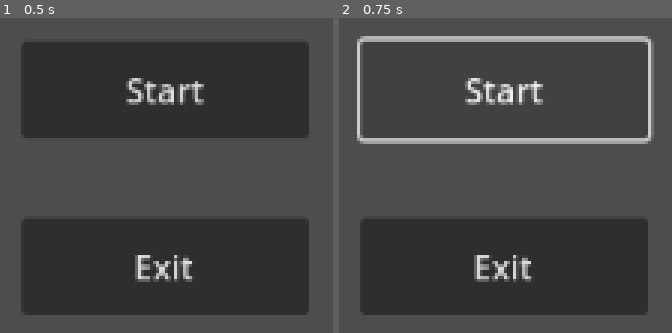
Above: before the commit, frames 1-2 (left to right).
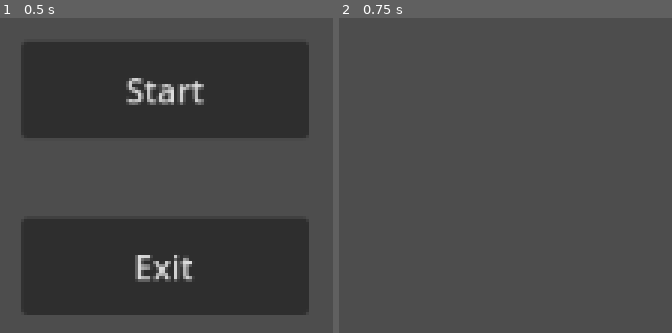
Above: after the commit, the same moments.

Repository: IAmNotJP/ServeSmash
Game: Godot game, scene res://main_scene.tscn
Same seed, same stepped clock (60 frames per second), same inputs: the game is played once before the commit and once after it.
Inputs:
- Up to frame 1 (0.5 s): no input
- Up to frame 2 (0.75 s): click "Start" at 0.5 s

Frame 1 is identical in both runs. In frame 2, 31% of the frame differs, in the area x 5-95%, y 5-95%.

Commit message:
Multiplayer Library Added, clean slate after tests

Diff:
--- /dev/null
+++ b/SmashServe/TestScene1.tscn
@@ -0,0 +1,3 @@
+[gd_scene format=3 uid="uid://lnrg5futoimu"]
+
+[node name="Node2D" type="Node2D"]
--- /dev/null
+++ b/SmashServe/godot-multiplayer-input-cdec8355470808e4957cd58763d577a7acfd9850/demo/demo.gd
@@ -0,0 +1,42 @@
+extends Node
+
+# this is a singleton autoload in my project but for the purposes of this demo,
+# this is simpler
+@onready var player_manager = $PlayerManager
+
+# map from player integer to the player node
+var player_nodes = {}
+
+func _ready():
+	player_manager.player_joined.connect(spawn_player)
+	player_manager.player_left.connect(delete_player)
+
+func _process(_delta):
+	player_manager.handle_join_input()
+
+func spawn_player(player: int):
+	# create the player node
+	var player_scene = load("res://demo/demo_player.tscn")
+	var player_node = player_scene.instantiate()
+	player_node.leave.connect(on_player_leave)
+	player_nodes[player] = player_node
+
+	# let the player know which device controls it
+	var device = player_manager.get_player_device(player)
+	player_node.init(player, device)
+
+	# add the player to the tree
+	add_child(player_node)
+
+	# random spawn position
+	player_node.position = Vector2(randf_range(50, 400), randf_range(50, 400))
+
+func delete_player(player: int):
+	player_nodes[player].queue_free()
+	player_nodes.erase(player)
+
+func on_player_leave(player: int):
+	# just let the player manager know this player is leaving
+	# this will, through the player manager's "player_left" signal,
+	# indirectly call delete_player because it's connected in this file's _ready()
+	player_manager.leave(player)
--- /dev/null
+++ b/SmashServe/godot-multiplayer-input-cdec8355470808e4957cd58763d577a7acfd9850/demo/demo.tscn
@@ -0,0 +1,26 @@
+[gd_scene load_steps=3 format=3 uid="uid://c4qrt5dwy6da8"]
+
+[ext_resource type="Script" path="res://demo/demo.gd" id="1_bese3"]
+[ext_resource type="Script" path="res://demo/player_manager.gd" id="1_u0i6m"]
+
+[node name="Demo" type="Node"]
+script = ExtResource("1_bese3")
+
+[node name="PlayerManager" type="Node" parent="."]
+script = ExtResource("1_u0i6m")
+
+[node name="HUD" type="Control" parent="."]
+layout_mode = 3
+anchors_preset = 0
+offset_right = 40.0
+offset_bottom = 40.0
+
+[node name="Instructions" type="Label" parent="HUD"]
+layout_mode = 0
+offset_left = 20.0
+offset_top = 22.0
+offset_right = 508.0
+offset_bottom = 100.0
+text = "MultiplayerInput demo
+Press the spacebar or the bottom face button to join and leave.
+Once joined, use WASD or the left joystick to move around."
--- /dev/null
+++ b/SmashServe/godot-multiplayer-input-cdec8355470808e4957cd58763d577a7acfd9850/demo/demo_player.gd
@@ -0,0 +1,29 @@
+extends Node2D
+
+signal leave
+
+var player: int
+var input
+
+# call this function when spawning this player to set up the input object based on the device
+func init(player_num: int, device: int):
+	player = player_num
+
+	# in my project, I got the device integer by accessing the singleton autoload PlayerManager
+	# but for simplicity, it's not an autoload in this demo.
+	# but I recommend making it a singleton so you can access the player data from anywhere.
+	# that would look like the following line, instead of the device function parameter above.
+	# var device = PlayerManager.get_player_device(player)
+	input = DeviceInput.new(device)
+
+	$Player.text = "%s" % player_num
+
+func _process(_delta):
+	var move = input.get_vector("move_left", "move_right", "move_up", "move_down")
+	position += move
+
+	# let the player leave by pressing the "join" button
+	if input.is_action_just_pressed("join"):
+		# an alternative to this is just call PlayerManager.leave(player)
+		# but that only works if you set up the PlayerManager singleton
+		leave.emit(player)
--- /dev/null
+++ b/SmashServe/godot-multiplayer-input-cdec8355470808e4957cd58763d577a7acfd9850/demo/demo_player.tscn
@@ -0,0 +1,19 @@
+[gd_scene load_steps=3 format=3 uid="uid://bg6vhbq5vbwr7"]
+
+[ext_resource type="Texture2D" uid="uid://dto4t8eurbbid" path="res://icon.png" id="1_87t6b"]
+[ext_resource type="Script" path="res://demo/demo_player.gd" id="1_nm6ov"]
+
+[node name="DemoPlayer" type="Node2D"]
+script = ExtResource("1_nm6ov")
+
+[node name="Icon" type="Sprite2D" parent="."]
+position = Vector2(1, 1)
+texture = ExtResource("1_87t6b")
+
+[node name="Player" type="Label" parent="."]
+offset_left = -20.0
+offset_top = -54.0
+offset_right = 20.0
+offset_bottom = -28.0
+text = "9"
+horizontal_alignment = 1
--- /dev/null
+++ b/SmashServe/godot-multiplayer-input-cdec8355470808e4957cd58763d577a7acfd9850/demo/player_manager.gd
@@ -0,0 +1,95 @@
+extends Node
+
+# player is 0-3
+# device is -1 for keyboard/mouse, 0+ for joypads
+# these concepts seem similar but it is useful to separate them so for example, device 6 could control player 1.
+
+signal player_joined(player)
+signal player_left(player)
+
+# map from player integer to dictionary of data
+# the existence of a key in this dictionary means this player is joined.
+# use get_player_data() and set_player_data() to use this dictionary.
+var player_data: Dictionary = {}
+
+const MAX_PLAYERS = 8
+
+func join(device: int):
+	var player = next_player()
+	if player >= 0:
+		# initialize default player data here
+		# "team" and "car" are remnants from my game just to provide an example
+		player_data[player] = {
+			"device": device,
+			"team":0,
+			"car":"muscle",
+		}
+		player_joined.emit(player)
+
+func leave(player: int):
+	if player_data.has(player):
+		player_data.erase(player)
+		player_left.emit(player)
+
+func get_player_count():
+	return player_data.size()
+
+func get_player_indexes():
+	return player_data.keys()
+
+func get_player_device(player: int) -> int:
+	return get_player_data(player, "device")
+
+# get player data.
+# null means it doesn't exist.
+func get_player_data(player: int, key: StringName):
+	if player_data.has(player) and player_data[player].has(key):
+		return player_data[player][key]
+	return null
+
+# set player data to get later
+func set_player_data(player: int, key: StringName, value: Variant):
+	# if this player is not joined, don't do anything:
+	if !player_data.has(player):
+		return
+
+	player_data[player][key] = value
+
+# call this from a loop in the main menu or anywhere they can join
+# this is an example of how to look for an action on all devices
+func handle_join_input():
+	for device in get_unjoined_devices():
+		if MultiplayerInput.is_action_just_pressed(device, "join"):
+			join(device)
+
+# to see if anybody is pressing the "start" action
+# this is an example of how to look for an action on all players
+# note the difference between this and handle_join_input(). players vs devices.
+func someone_wants_to_start() -> bool:
+	for player in player_data:
+		var device = get_player_device(player)
+		if MultiplayerInput.is_action_just_pressed(device, "start"):
+			return true
+	return false
+
+func is_device_joined(device: int) -> bool:
+	for player_id in player_data:
+		var d = get_player_device(player_id)
+		if device == d: return true
+	return false
+
+# returns a valid player integer for a new player.
+# returns -1 if there is no room for a new player.
+func next_player() -> int:
+	for i in MAX_PLAYERS:
+		if !player_data.has(i): return i
+	return -1
+
+# returns an array of all valid devices that are *not* associated with a joined player
+func get_unjoined_devices():
+	var devices = Input.get_connected_joypads()
+	# also consider keyboard player
+	devices.append(-1)
+
+	# filter out devices that are joined:
+	return devices.filter(func(device): return !is_device_joined(device))
--- /dev/null
+++ b/SmashServe/godot-multiplayer-input-cdec8355470808e4957cd58763d577a7acfd9850/project.godot
@@ -0,0 +1,59 @@
+; Engine configuration file.
+; It's best edited using the editor UI and not directly,
+; since the parameters that go here are not all obvious.
+;
+; Format:
+;   [section] ; section goes between []
+;   param=value ; assign values to parameters
+
+config_version=5
+
+[application]
+
+config/name="MultiplayerInput"
+config/features=PackedStringArray("4.2", "Forward Plus")
+
+[autoload]
+
+MultiplayerInput="*res://addons/multiplayer_input/multiplayer_input.gd"
+
+[editor_plugins]
+
+enabled=PackedStringArray("res://addons/multiplayer_input/plugin.cfg")
+
+[input]
+
+move_left={
+"deadzone": 0.5,
+"events": [Object(InputEventKey,"resource_local_to_scene":false,"resource_name":"","device":0,"window_id":0,"alt_pressed":false,"shift_pressed":false,"ctrl_pressed":false,"meta_pressed":false,"pressed":false,"keycode":65,"physical_keycode":65,"key_label":65,"unicode":0,"echo":false,"script":null)
+, Object(InputEventKey,"resource_local_to_scene":false,"resource_name":"","device":0,"window_id":0,"alt_pressed":false,"shift_pressed":false,"ctrl_pressed":false,"meta_pressed":false,"pressed":false,"keycode":0,"physical_keycode":4194319,"key_label":0,"unicode":0,"echo":false,"script":null)
+, Object(InputEventJoypadMotion,"resource_local_to_scene":false,"resource_name":"","device":-1,"axis":0,"axis_value":-1.0,"script":null)
+]
+}
+move_right={
+"deadzone": 0.5,
+"events": [Object(InputEventKey,"resource_local_to_scene":false,"resource_name":"","device":0,"window_id":0,"alt_pressed":false,"shift_pressed":false,"ctrl_pressed":false,"meta_pressed":false,"pressed":false,"keycode":0,"physical_keycode":68,"key_label":0,"unicode":0,"echo":false,"script":null)
+, Object(InputEventKey,"resource_local_to_scene":false,"resource_name":"","device":0,"window_id":0,"alt_pressed":false,"shift_pressed":false,"ctrl_pressed":false,"meta_pressed":false,"pressed":false,"keycode":0,"physical_keycode":4194321,"key_label":0,"unicode":0,"echo":false,"script":null)
+, Object(InputEventJoypadMotion,"resource_local_to_scene":false,"resource_name":"","device":-1,"axis":0,"axis_value":1.0,"script":null)
+]
+}
+move_down={
+"deadzone": 0.5,
+"events": [Object(InputEventKey,"resource_local_to_scene":false,"resource_name":"","device":0,"window_id":0,"alt_pressed":false,"shift_pressed":false,"ctrl_pressed":false,"meta_pressed":false,"pressed":false,"keycode":0,"physical_keycode":83,"key_label":0,"unicode":0,"echo":false,"script":null)
+, Object(InputEventKey,"resource_local_to_scene":false,"resource_name":"","device":0,"window_id":0,"alt_pressed":false,"shift_pressed":false,"ctrl_pressed":false,"meta_pressed":false,"pressed":false,"keycode":0,"physical_keycode":4194322,"key_label":0,"unicode":0,"echo":false,"script":null)
+, Object(InputEventJoypadMotion,"resource_local_to_scene":false,"resource_name":"","device":-1,"axis":1,"axis_value":1.0,"script":null)
+]
+}
+move_up={
+"deadzone": 0.5,
+"events": [Object(InputEventKey,"resource_local_to_scene":false,"resource_name":"","device":0,"window_id":0,"alt_pressed":false,"shift_pressed":false,"ctrl_pressed":false,"meta_pressed":false,"pressed":false,"keycode":0,"physical_keycode":87,"key_label":0,"unicode":0,"echo":false,"script":null)
+, Object(InputEventKey,"resource_local_to_scene":false,"resource_name":"","device":0,"window_id":0,"alt_pressed":false,"shift_pressed":false,"ctrl_pressed":false,"meta_pressed":false,"pressed":false,"keycode":0,"physical_keycode":4194320,"key_label":0,"unicode":0,"echo":false,"script":null)
+, Object(InputEventJoypadMotion,"resource_local_to_scene":false,"resource_name":"","device":-1,"axis":1,"axis_value":-1.0,"script":null)
+]
+}
+join={
+"deadzone": 0.5,
+"events": [Object(InputEventKey,"resource_local_to_scene":false,"resource_name":"","device":0,"window_id":0,"alt_pressed":false,"shift_pressed":false,"ctrl_pressed":false,"meta_pressed":false,"pressed":false,"keycode":0,"physical_keycode":32,"key_label":0,"unicode":0,"echo":false,"script":null)
+, Object(InputEventJoypadButton,"resource_local_to_scene":false,"resource_name":"","device":-1,"button_index":0,"pressure":0.0,"pressed":false,"script":null)
+]
+}
--- a/SmashServe/main_scene.gd
+++ b/SmashServe/main_scene.gd
@@ -12,8 +12,7 @@
 
 
 func _on_start_button_pressed() -> void:
-	pass # Replace with function body.
-
+	get_tree().change_scene_to_file('res://TestScene1.tscn')
 
 func _on_exit_button_pressed() -> void:
-	pass # Replace with function body.
+	get_tree().quit()
--- a/SmashServe/node_2d.tscn
+++ /dev/null
@@ -1,3 +0,0 @@
-[gd_scene format=3 uid="uid://dvvypsb7e6g2s"]
-
-[node name="Node2D" type="Node2D"]
Not shown, added: SmashServe/godot-multiplayer-input-cdec8355470808e4957cd58763d577a7acfd9850/addons/multiplayer_input/device_input.gd
Not shown, added: SmashServe/godot-multiplayer-input-cdec8355470808e4957cd58763d577a7acfd9850/addons/multiplayer_input/multiplayer_input.gd
Not shown, added: SmashServe/godot-multiplayer-input-cdec8355470808e4957cd58763d577a7acfd9850/addons/multiplayer_input/plugin.cfg
Not shown, added: SmashServe/godot-multiplayer-input-cdec8355470808e4957cd58763d577a7acfd9850/addons/multiplayer_input/plugin.gd
Binary file added: SmashServe/godot-multiplayer-input-cdec8355470808e4957cd58763d577a7acfd9850/icon.png
Not shown, added: SmashServe/godot-multiplayer-input-cdec8355470808e4957cd58763d577a7acfd9850/icon.png.import
Not shown, added: SmashServe/godot-multiplayer-input-cdec8355470808e4957cd58763d577a7acfd9850/images/.gdignore
Binary file added: SmashServe/godot-multiplayer-input-cdec8355470808e4957cd58763d577a7acfd9850/images/multiplayer-input.png
Not shown, added: .DS_Store
Not shown, added: SmashServe/.DS_Store
Not shown, added: SmashServe/godot-multiplayer-input-cdec8355470808e4957cd58763d577a7acfd9850.zip
Not shown, added: SmashServe/godot-multiplayer-input-cdec8355470808e4957cd58763d577a7acfd9850/.gitattributes
(and 3 more such lines)
